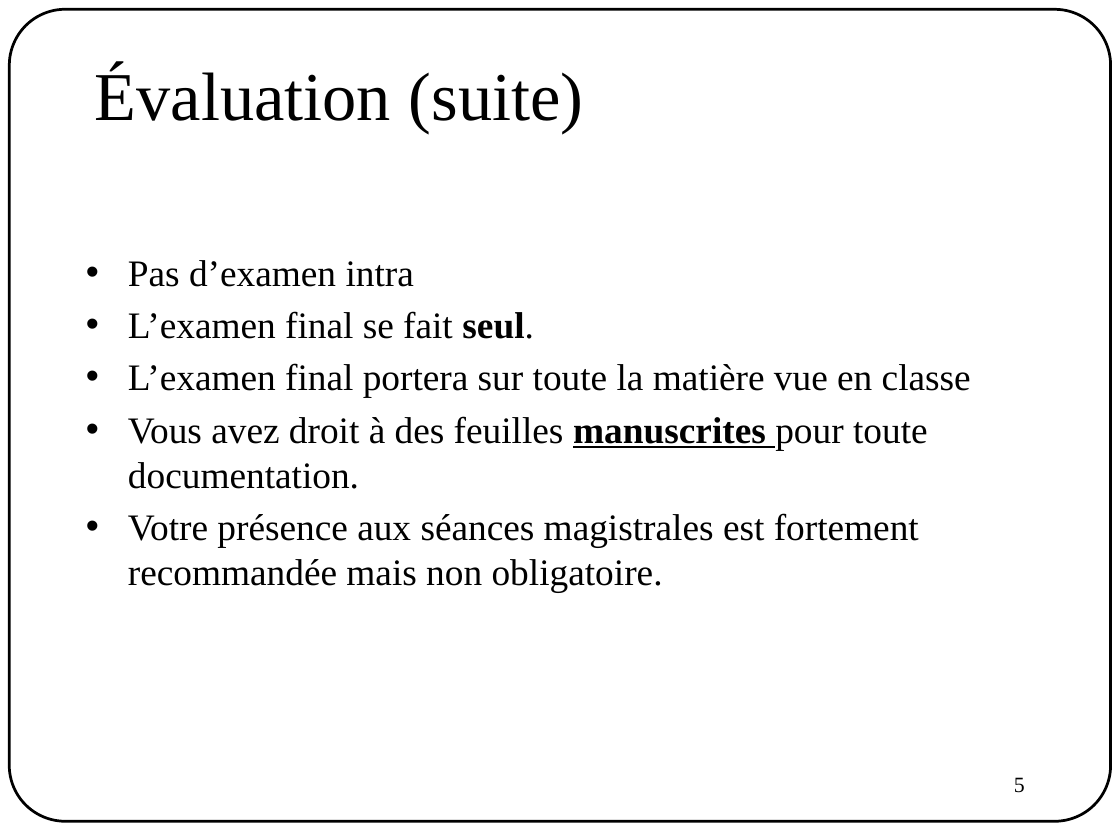
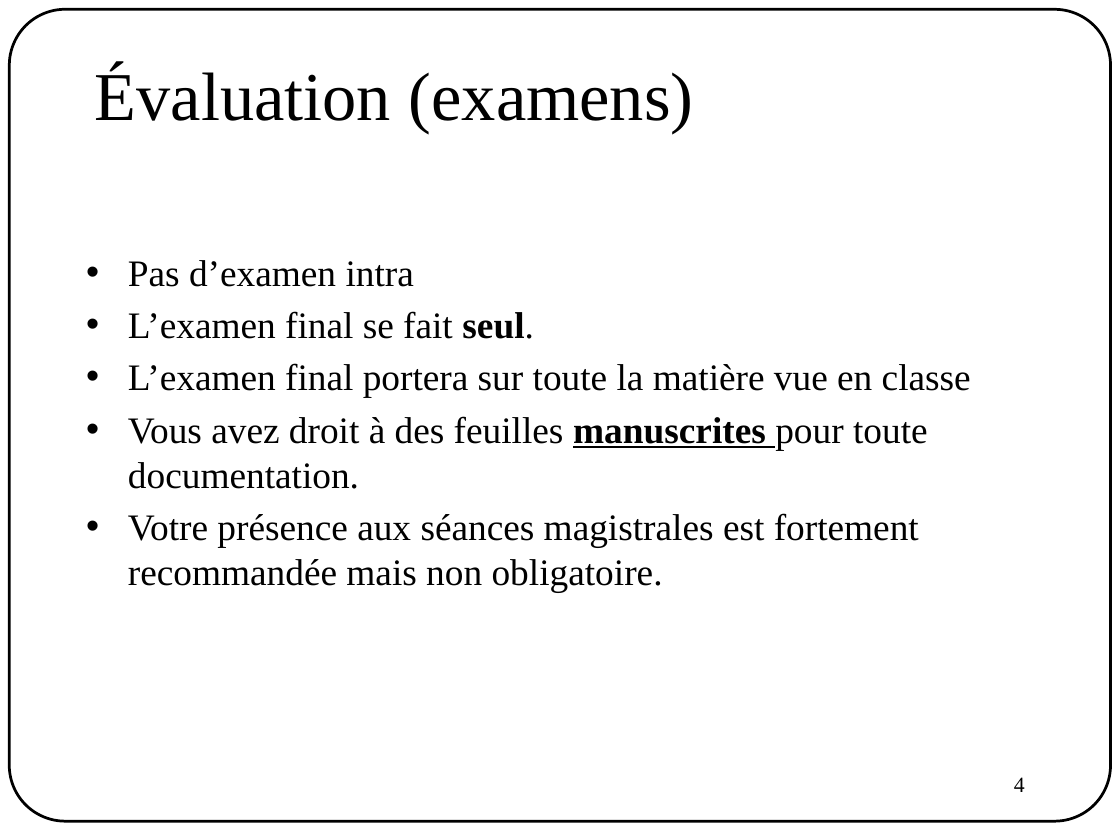
Before and after one commit to AntoineTheb/AntoineTheb.github.io, a slide deck: slide 4 of files/ift780/00_presentation.pptx (slide 5 before the commit). Drawn at 1120x840 pixels with LibreOffice and Linux fonts; fonts in the diff are those of the drawing. Boxes give left, top, right and bottom in pixels: in the first picture for what was removed or moved away, otherwise in the second. Text is boxed around its words. In the diff, an @@ line names an element or a change of style, - is before the commit and + after.

```diff
--- a/files/ift780/00_presentation.pptx
+++ b/files/ift780/00_presentation.pptx
@@ text at (95,66,694,133): text changed @@
-Évaluation (suite)
+Évaluation (examens)
@@ page number at (1014,777,1025,792): text changed @@
-5
+4
```
Also in this commit, not shown: 6 other slides changed, 4 other files.
